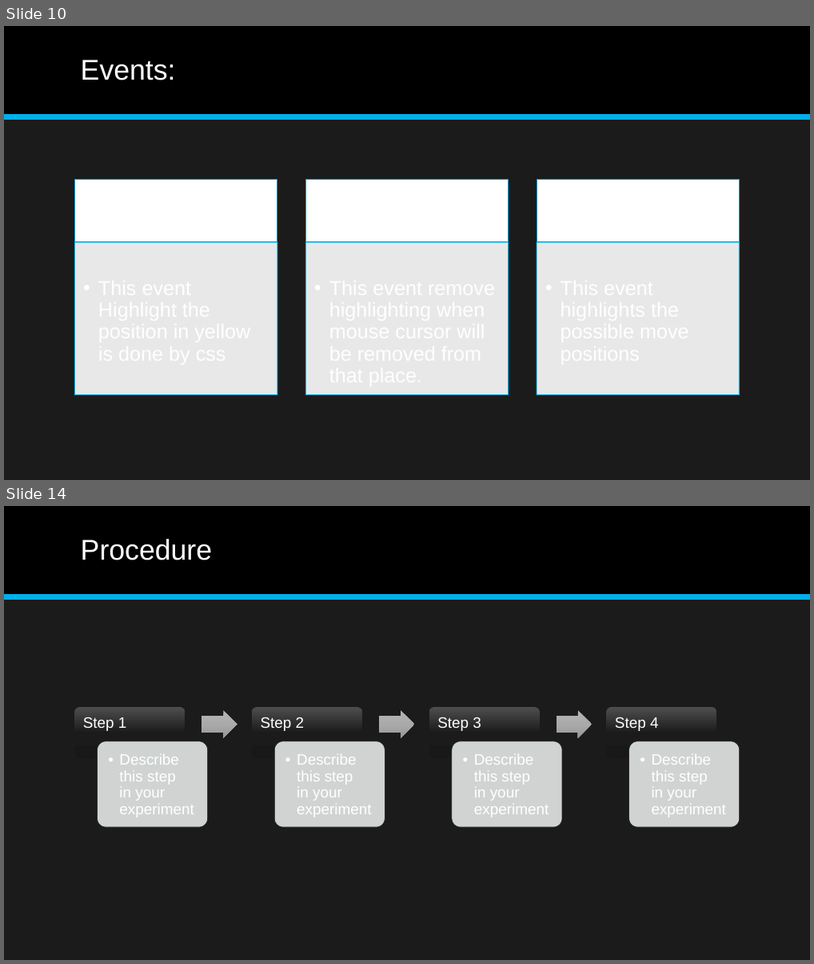
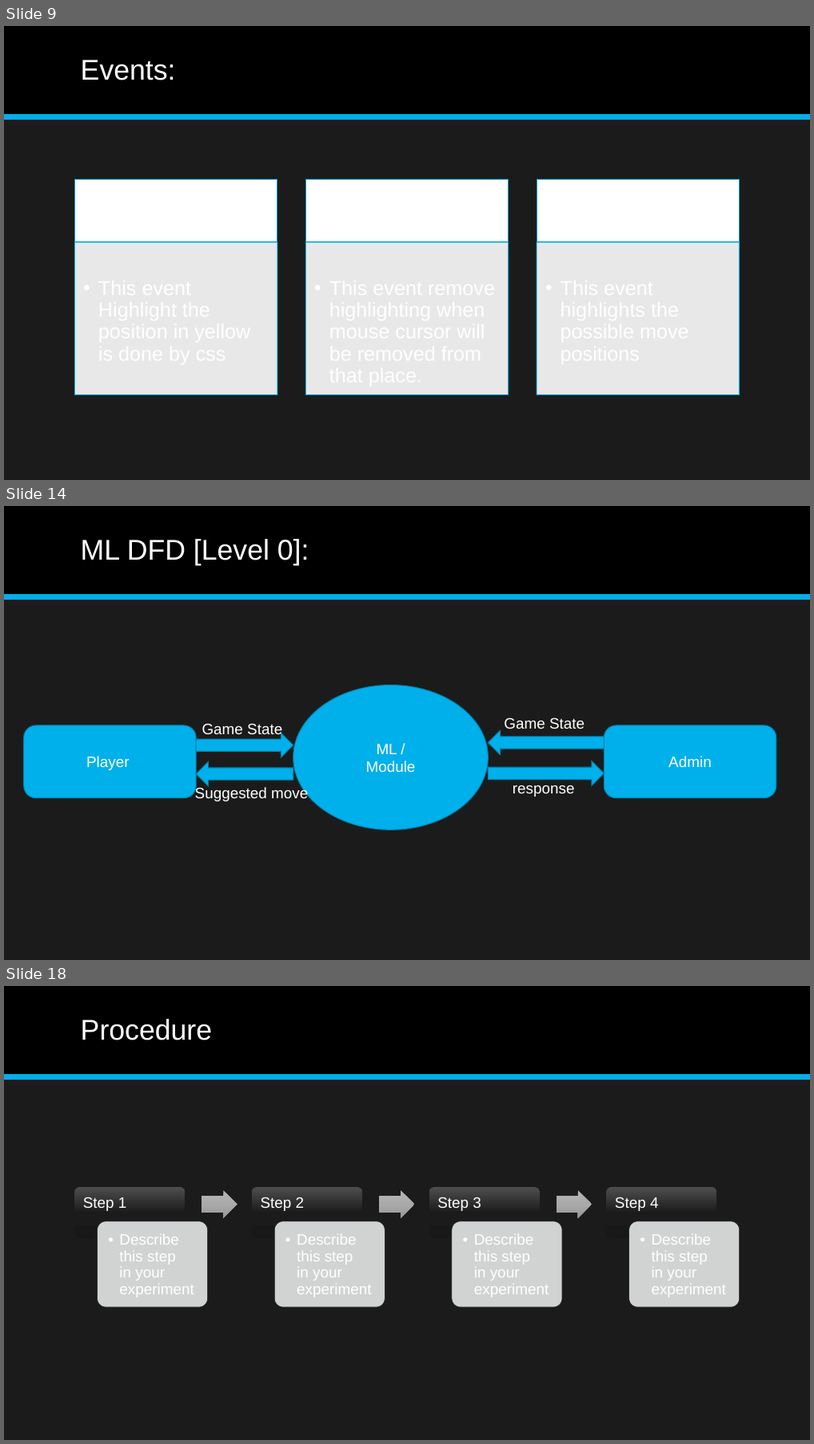
Before and after one commit to coolboyshubham/TheChessProject, a slide deck: The Chess Project.pptx. Shown one above the other, each under a label of ours: slides 10 and 14 before the commit, slides 9, 14 and 18 after it; the slides between them are not shown. The pictures are 814x964 and 814x1444 pixels, drawn with LibreOffice and Linux fonts; fonts in the diff are those of the drawing. Boxes give left, top, right and bottom in pixels: in the first picture for what was removed or moved away, otherwise in the second. Text is boxed around its words. In the diff, an @@ line names an element or a change of style, - is before the commit and + after.

```diff
--- a/The Chess Project.pptx
+++ b/The Chess Project.pptx
@@ slide 14 added at (4,506,810,960), background #1B1B1B; not listed: 2 template elements that a slide beside it also shows @@
@@ title added at (81,539,310,565), 34 pt, text #FFFFFF @@
+ML DFD [Level 0]:
@@ ellipse added at (293,685,488,830), fill #00B0EA, outline #0082AD 1 pt, 18 pt, text #FFFFFF @@
+ML /
+Module
@@ text added at (504,717,585,728), 18 pt, text #FFFFFF @@
+Game State
@@ rounded rectangle added at (24,725,196,797), fill #00B0EA, outline #0082AD 1 pt, 18 pt, text #FFFFFF @@
+Player
@@ right arrow added at (196,733,294,757), fill #00B0EA, outline #0082AD 1 pt @@
@@ text added at (202,723,282,738), 18 pt, text #FFFFFF @@
+Game State
@@ right arrow added at (489,731,605,755), fill #00B0EA, outline #0082AD 1 pt @@
@@ rounded rectangle added at (604,725,777,797), fill #00B0EA, outline #0082AD 1 pt, 18 pt, text #FFFFFF @@
+Admin
@@ right arrow added at (196,761,294,785), fill #00B0EA, outline #0082AD 1 pt @@
@@ right arrow added at (489,761,605,785), fill #00B0EA, outline #0082AD 1 pt @@
@@ text added at (195,787,308,801), 18 pt, text #FFFFFF @@
+Suggested move
@@ text added at (513,785,575,796), 18 pt, text #FFFFFF @@
+response
@@ what was slide 10 is now slide 9 @@
@@ what was slide 14 is now slide 18 @@
```
Also in this commit, not shown: 5 slides changed, 7 other slides added, 4 slides removed, 10 other files.
